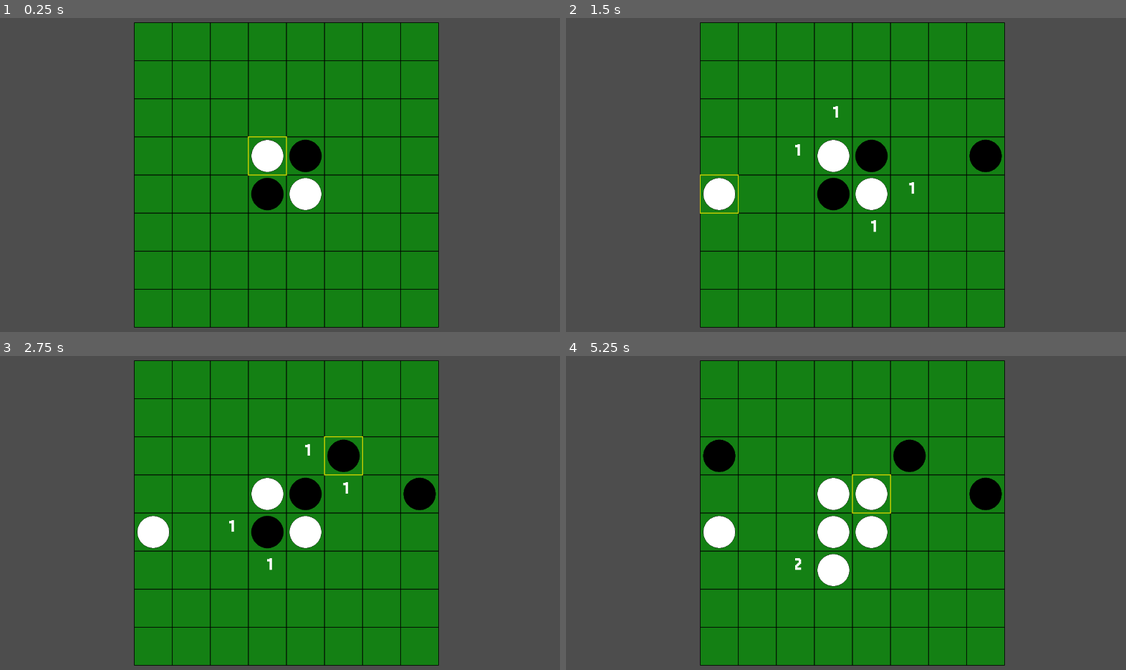
Above: before the commit, frames 1-4 (two rows, left to right).
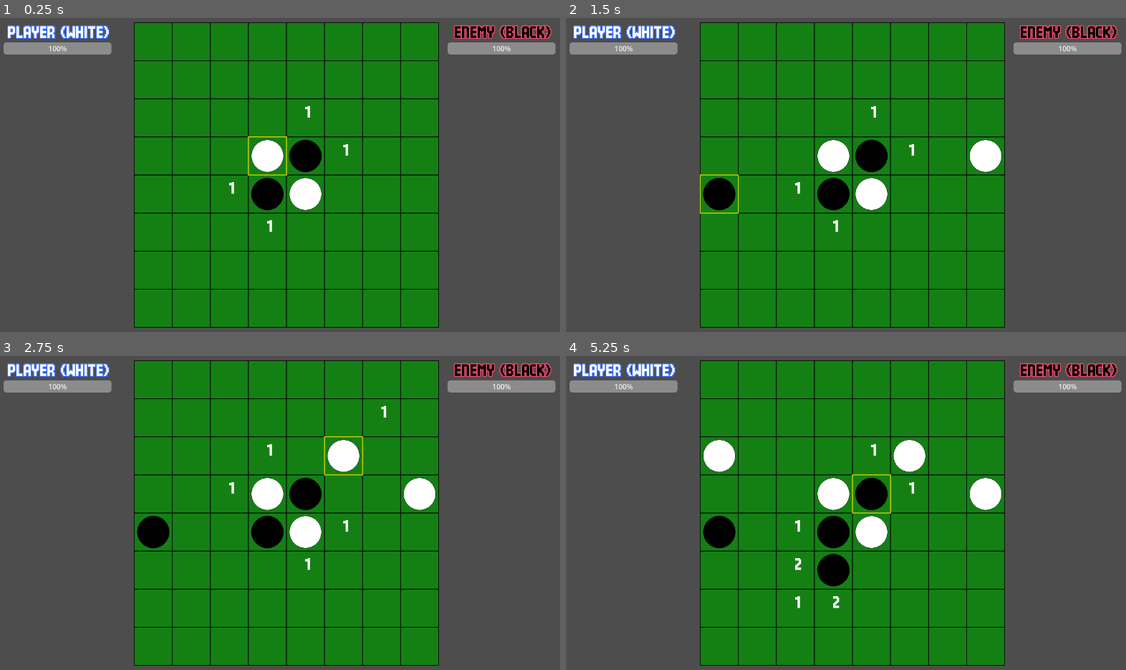
Above: after the commit, the same moments.

Repository: syun77/gd_realtime_reversi
Game: Godot game, scene res://src/scenes/Main.tscn
Two runs of this game, one before a commit and one after it. Both use one fixed random seed, a clock stepped at 60 frames per second and the inputs below.
Inputs (mouse positions are in pixels of both pictures, inside the frame that each line leads up to):
- Up to frame 1 (0.25 s): no input
- Up to frame 2 (1.5 s): tap Enter at 0.5 s; move the mouse to (980, 159) at 0.52 s; click (980, 159) at 0.6 s; tap Space at 1.25 s; move the mouse to (739, 190) at 1.27 s; click (739, 190) at 1.35 s
- Up to frame 3 (2.75 s): tap Enter at 2 s; move the mouse to (341, 440) at 2.02 s; click (341, 440) at 2.1 s
- Up to frame 4 (5.25 s): tap Space at 2.75, 4.25 s; move the mouse to (823, 578) at 2.77 s; click (823, 578) at 2.85 s; tap Enter at 3.5 s; move the mouse to (1025, 560) at 3.52 s; click (1025, 560) at 3.6 s; move the mouse to (678, 465) at 4.27 s; click (678, 465) at 4.35 s; move the mouse to (879, 513) at 5.02 s; click (879, 513) at 5.1 s

The runs differ from the first frame. In frame 1, 2.9% of the frame differs, in the area x 0-100%, y 2-69%; in frame 2, 3.9%; in frame 3, 4.4%; in frame 4, 6.2%, in the area x 0-100%, y 2-81%.

Commit message:
HPゲージを実装

Diff:
--- /dev/null
+++ b/gd-realtime-reversi/assets/fonts/label_black.tres
@@ -0,0 +1,10 @@
+[gd_resource type="LabelSettings" format=3 uid="uid://ckl042fne6y8q"]
+
+[ext_resource type="FontFile" uid="uid://dvyg2kq2u0n3i" path="res://assets/fonts/x8y12pxDenkiChip.ttf" id="1_j37dh"]
+
+[resource]
+font = ExtResource("1_j37dh")
+font_size = 32
+font_color = Color(0, 0, 0, 1)
+outline_size = 8
+outline_color = Color(0.999991, 0.29220843, 0.44592106, 1)
--- a/gd-realtime-reversi/assets/fonts/label_settings.tres
+++ b/gd-realtime-reversi/assets/fonts/label_settings.tres
@@ -5,5 +5,5 @@
 [resource]
 font = ExtResource("1_li8ak")
 font_size = 32
-outline_size = 2
-outline_color = Color(0, 0, 0, 1)
+outline_size = 8
+outline_color = Color(0.19236407, 0.42222854, 1, 1)
--- a/gd-realtime-reversi/src/objects/Board.gd
+++ b/gd-realtime-reversi/src/objects/Board.gd
@@ -18,7 +18,8 @@
 var _turn := Disc.eType.BLACK # 現在のターン.
 
 # 盤面の初期化.
-func init_board() -> void:
+func init_board(type: Disc.eType) -> void:
+	_turn = type
 	# 初期化.
 	board.fill(Disc.eType.EMPTY)
 
@@ -28,6 +29,7 @@
 	place_disc(mid,     mid,     Disc.eType.WHITE)
 	place_disc(mid - 1, mid,     Disc.eType.BLACK)
 	place_disc(mid,     mid - 1, Disc.eType.BLACK)
+	update_board_hint(_turn) # 盤面のヒントを更新.
 
 func set_mouse_pos(pos: Vector2) -> void:
 	mouse_pos = pos
@@ -110,6 +112,11 @@
 # 置いた石を基準に盤面の石をひっくり返す
 func flip_disc(x: int, y: int, type: Disc.eType) -> void:
 	var flip_positions := calc_flip_positions(x, y, type)
+
+	# 相手属性にダメージを与える.
+	var type2 := Disc.reverse(type)
+	Common.damage(type2, flip_positions.size()) # ひっくり返す石の数に応じてダメージ
+
 	for pos in flip_positions:
 		place_disc(pos.x, pos.y, type) # 石を配置（ひっくり返す）
 
--- a/gd-realtime-reversi/src/scenes/Main.gd
+++ b/gd-realtime-reversi/src/scenes/Main.gd
@@ -4,19 +4,34 @@
 # ================================================
 @onready var _board := $Board # 盤面.
 @onready var _disc_layer := $DiscLayer # コマの描画用レイヤー.
+@onready var _ui_layer := $UILayer # UIのレイヤー.
+@onready var _player_hp_bar := %PlayerHPBar # プレイヤーのHPバー (ユニークIDアクセスなのでこの記述で問題ない).
+@onready var _enemy_hp_bar := %EnemyHPBar # 敵のHPバー (ユニークIDアクセスなのでこの記述で問題ない).
 
-var _turn := Disc.eType.BLACK # 現在のターン.
+var _turn := Disc.eType.WHITE # 現在のターン.
 
 # 開始.
 func _ready() -> void:
+	# ゲームの初期化.
+	Common.init_game()
+
+	# 各種CanvasLayerを登録.
 	Common.register_layers({
-		"disc": _disc_layer
+		"disc": _disc_layer,
+		"ui": _ui_layer,
 	})
 	# 盤面の登録.
 	Common.register_board(_board)
 
 	# 盤面の初期化.
-	_board.init_board()
+	_board.init_board(_turn)
+
+	# UIの初期化.
+	_init_ui()
+
+# UIの初期化.
+func _init_ui() -> void:
+	_update_ui()
 
 # 更新.
 func _process(_delta: float) -> void:
@@ -27,3 +42,11 @@
 	# クリックした場所に石を配置.
 	if Input.is_action_just_pressed("click"):
 		_turn = _board.click(_turn) # 盤面のクリック処理.
+
+	_update_ui() # UIの更新.
+
+# UIの更新.
+func _update_ui() -> void:
+	# HPバーの更新.
+	_player_hp_bar.value = Common.get_player_hp()
+	_enemy_hp_bar.value = Common.get_enemy_hp()
--- a/gd-realtime-reversi/src/scenes/Main.tscn
+++ b/gd-realtime-reversi/src/scenes/Main.tscn
@@ -3,6 +3,14 @@
 [ext_resource type="Script" uid="uid://28wijdh87stt" path="res://src/scenes/Main.gd" id="1_x4os5"]
 [ext_resource type="LabelSettings" uid="uid://blkn7yjg37rd1" path="res://assets/fonts/label_settings.tres" id="2_8oy5r"]
 [ext_resource type="PackedScene" uid="uid://xpog626msnc7" path="res://src/objects/Board.tscn" id="2_akft7"]
+[ext_resource type="FontFile" uid="uid://dvyg2kq2u0n3i" path="res://assets/fonts/x8y12pxDenkiChip.ttf" id="4_1hqvy"]
+
+[sub_resource type="LabelSettings" id="LabelSettings_w8f5i"]
+font = ExtResource("4_1hqvy")
+font_size = 32
+font_color = Color(0, 0, 0, 1)
+outline_size = 8
+outline_color = Color(0.999991, 0.29220843, 0.44592106, 1)
 
 [node name="Main" type="Node2D" unique_id=267920379]
 script = ExtResource("1_x4os5")
@@ -11,7 +19,36 @@
 
 [node name="DiscLayer" type="CanvasLayer" parent="." unique_id=86260554]
 
-[node name="Label" type="Label" parent="." unique_id=706577226]
-offset_right = 40.0
-offset_bottom = 23.0
+[node name="UILayer" type="CanvasLayer" parent="." unique_id=1216050852]
+
+[node name="Player" type="Label" parent="UILayer" unique_id=706577226]
+offset_left = 8.0
+offset_top = 24.0
+offset_right = 256.0
+offset_bottom = 57.0
+text = "PLAYER (WHITE)"
 label_settings = ExtResource("2_8oy5r")
+horizontal_alignment = 1
+
+[node name="PlayerHPBar" type="ProgressBar" parent="UILayer" unique_id=1357882909]
+unique_name_in_owner = true
+offset_left = 8.0
+offset_top = 64.0
+offset_right = 249.0
+offset_bottom = 91.0
+
+[node name="Enemy" type="Label" parent="UILayer" unique_id=427622648]
+offset_left = 1000.0
+offset_top = 24.0
+offset_right = 1248.0
+offset_bottom = 57.0
+text = "ENEMY (BLACK)"
+label_settings = SubResource("LabelSettings_w8f5i")
+horizontal_alignment = 1
+
+[node name="EnemyHPBar" type="ProgressBar" parent="UILayer" unique_id=1318774772]
+unique_name_in_owner = true
+offset_left = 1000.0
+offset_top = 64.0
+offset_right = 1241.0
+offset_bottom = 91.0
--- a/gd-realtime-reversi/src/utils/Common.gd
+++ b/gd-realtime-reversi/src/utils/Common.gd
@@ -4,8 +4,29 @@
 # ================================================
 class_name Common
 
+const DEFAULT_PLAYER_HP := 100 # プレイヤーの初期HP.
+const DEFAULT_ENEMY_HP := 100 # 敵の初期HP.
+
 static var _layers:Dictionary[String, CanvasLayer] = {} # レイヤー管理用マップ.
 static var _board:Board = null # 盤面クラスの参照.
+static var _player_hp:int = DEFAULT_PLAYER_HP # プレイヤーのHP.
+static var _enemy_hp:int = DEFAULT_ENEMY_HP	 # 敵のHP.
+
+# ゲームの初期化.
+static func init_game() -> void:
+	_player_hp = DEFAULT_PLAYER_HP
+	_enemy_hp = DEFAULT_ENEMY_HP
+
+static func get_player_hp() -> int:
+	return _player_hp
+static func get_enemy_hp() -> int:
+	return _enemy_hp
+
+static func damage(type:Disc.eType, amount:int) -> void:
+	if type == Disc.eType.WHITE:
+		_player_hp = max(0, _player_hp - amount)
+	elif type == Disc.eType.BLACK:
+		_enemy_hp = max(0, _enemy_hp - amount)
 
 # レイヤーの取得
 static func get_layer(layer_name:String) -> CanvasLayer:
